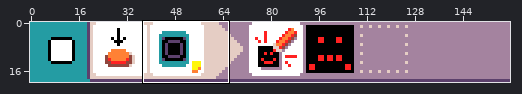
Two states of a sprite sheet, docs/images/generated/sample_key_demo_page_1_rule_3.png. Above, an overview of the earlier version with the close-up marked.
Close-up. Earlier state:
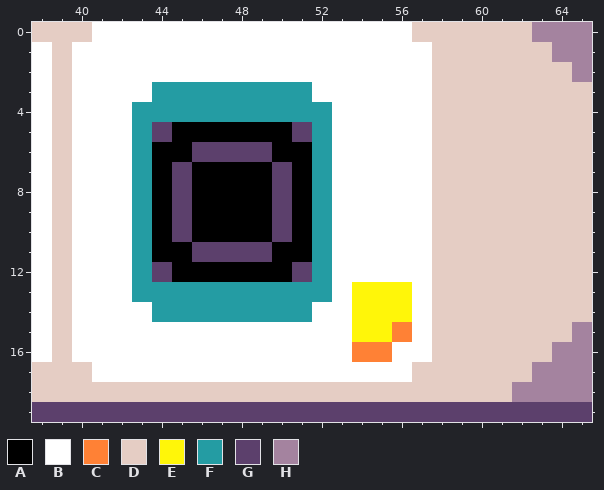
The file is 320x40 pixels, drawn in blocks of 2x2; one block is one cell here. Shown: x 38..65, y 0..19.
Palette (. is transparent): A #000000  B #ffffff  C #ff8135  D #e5cdc4  E #fff609  F #249ca3  G #5c406c  H #a4839f
Pixels before, first column x 38:
 0 DDDBBBBBBBBBBBBBBBBDDDDDDHHH
 1 BDBBBBBBBBBBBBBBBBBBDDDDDDHH
 2 BDBBBBBBBBBBBBBBBBBBDDDDDDDH
 3 BDBBBBFFFFFFFFBBBBBBDDDDDDDD
 4 BDBBBFFFFFFFFFFBBBBBDDDDDDDD
 5 BDBBBFGAAAAAAGFBBBBBDDDDDDDD
 6 BDBBBFAAGGGGAAFBBBBBDDDDDDDD
 7 BDBBBFAGAAAAGAFBBBBBDDDDDDDD
 8 BDBBBFAGAAAAGAFBBBBBDDDDDDDD
 9 BDBBBFAGAAAAGAFBBBBBDDDDDDDD
10 BDBBBFAGAAAAGAFBBBBBDDDDDDDD
11 BDBBBFAAGGGGAAFBBBBBDDDDDDDD
12 BDBBBFGAAAAAAGFBBBBBDDDDDDDD
13 BDBBBFFFFFFFFFFBEEEBDDDDDDDD
14 BDBBBBFFFFFFFFBBEEEBDDDDDDDD
15 BDBBBBBBBBBBBBBBEECBDDDDDDDH
16 BDBBBBBBBBBBBBBBCCBBDDDDDDHH
17 DDDBBBBBBBBBBBBBBBBDDDDDDHHH
18 DDDDDDDDDDDDDDDDDDDDDDDDHHHH
19 GGGGGGGGGGGGGGGGGGGGGGGGGGGG
Now the later version:
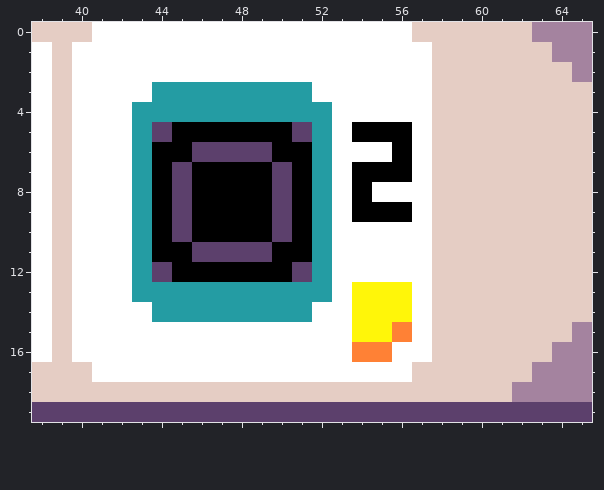
Log entry: add numbers to key button images
The edit:
Changed rows in their new state; - is an unchanged pixel.
first column x 54:
 5 AAA
 6 --A
 7 AAA
 8 A--
 9 AAA
Pixel boxes of the changes (left, top, right, bottom) in both close-ups:
changed: (352, 122, 412, 222)
